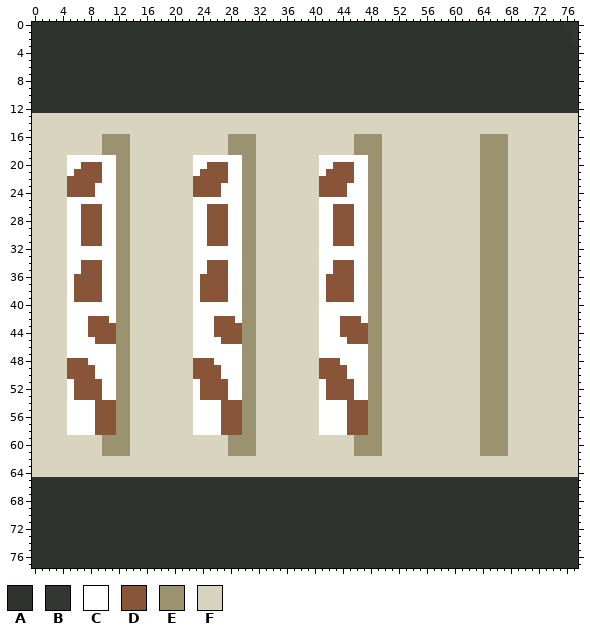
Two states of a sprite sheet, icons/dishrack_3_78.png. Above: the version before the commit.
The file is 78x78 pixels. Colours within 5 levels of each other are drawn and written as one.
Palette (. is transparent): A #2e332d  B #343634  C #ffffff  D #895538  E #9b9370  F #d8d4c0
Now the later version:
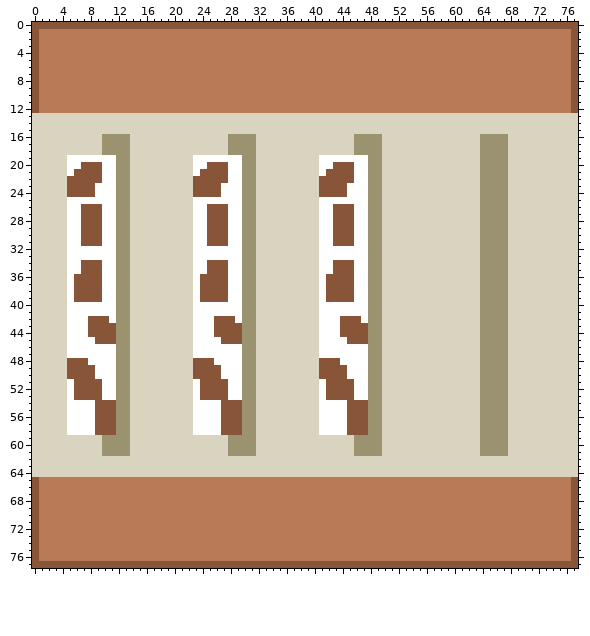
Edits made:
{"colour":"A","old":"#2e332d","new":"#b97a57"}
{"y":0,"x":0,"old":"AAAAAAAAAAAAAAAAAAAAAAAAAAAAAAAAAAAAAAAAAAAAAAAAAAAAAAAAAAAAAAAAAAAAAAAAAAAABB","new":"DDDDDDDDDDDDDDDDDDDDDDDDDDDDDDDDDDDDDDDDDDDDDDDDDDDDDDDDDDDDDDDDDDDDDDDDDDDDDD"}
{"y":1,"x":0,"old":"A","new":"D"}
{"y":1,"x":77,"old":"B","new":"D"}
{"y":2,"x":0,"old":"A","new":"D"}
{"y":2,"x":77,"old":"B","new":"D"}
{"y":3,"x":0,"old":"A","new":"D"}
{"y":3,"x":77,"old":"A","new":"D"}
{"y":4,"x":0,"old":"A","new":"D"}
{"y":4,"x":77,"old":"A","new":"D"}
{"y":5,"x":0,"old":"A","new":"D"}
{"y":5,"x":77,"old":"A","new":"D"}
{"y":6,"x":0,"old":"A","new":"D"}
{"y":6,"x":77,"old":"A","new":"D"}
{"y":7,"x":0,"old":"A","new":"D"}
{"y":7,"x":77,"old":"A","new":"D"}
{"y":8,"x":0,"old":"A","new":"D"}
{"y":8,"x":77,"old":"A","new":"D"}
{"y":9,"x":0,"old":"A","new":"D"}
{"y":9,"x":77,"old":"A","new":"D"}
{"y":10,"x":0,"old":"A","new":"D"}
{"y":10,"x":77,"old":"A","new":"D"}
{"y":11,"x":0,"old":"A","new":"D"}
{"y":11,"x":77,"old":"A","new":"D"}
{"y":12,"x":0,"old":"A","new":"D"}
{"y":12,"x":77,"old":"A","new":"D"}
{"y":65,"x":0,"old":"A","new":"D"}
{"y":65,"x":77,"old":"A","new":"D"}
{"y":66,"x":0,"old":"A","new":"D"}
{"y":66,"x":77,"old":"A","new":"D"}
{"y":67,"x":0,"old":"A","new":"D"}
{"y":67,"x":77,"old":"A","new":"D"}
{"y":68,"x":0,"old":"A","new":"D"}
{"y":68,"x":77,"old":"A","new":"D"}
{"y":69,"x":0,"old":"A","new":"D"}
{"y":69,"x":77,"old":"A","new":"D"}
{"y":70,"x":0,"old":"A","new":"D"}
{"y":70,"x":77,"old":"A","new":"D"}
{"y":71,"x":0,"old":"A","new":"D"}
{"y":71,"x":77,"old":"A","new":"D"}
{"y":72,"x":0,"old":"A","new":"D"}
{"y":72,"x":77,"old":"A","new":"D"}
{"y":73,"x":0,"old":"A","new":"D"}
{"y":73,"x":77,"old":"A","new":"D"}
{"y":74,"x":0,"old":"A","new":"D"}
{"y":74,"x":77,"old":"A","new":"D"}
{"y":75,"x":0,"old":"A","new":"D"}
{"y":75,"x":77,"old":"A","new":"D"}
{"y":76,"x":0,"old":"A","new":"D"}
{"y":76,"x":77,"old":"A","new":"D"}
{"y":77,"x":0,"old":"AAAAAAAAAAAAAAAAAAAAAAAAAAAAAAAAAAAAAAAAAAAAAAAAAAAAAAAAAAAAAAAAAAAAAAAAAAAAAA","new":"DDDDDDDDDDDDDDDDDDDDDDDDDDDDDDDDDDDDDDDDDDDDDDDDDDDDDDDDDDDDDDDDDDDDDDDDDDDDDD"}
{"label":"changed","picture_box":[32,22,578,113]}
{"label":"changed","picture_box":[32,477,578,568]}
